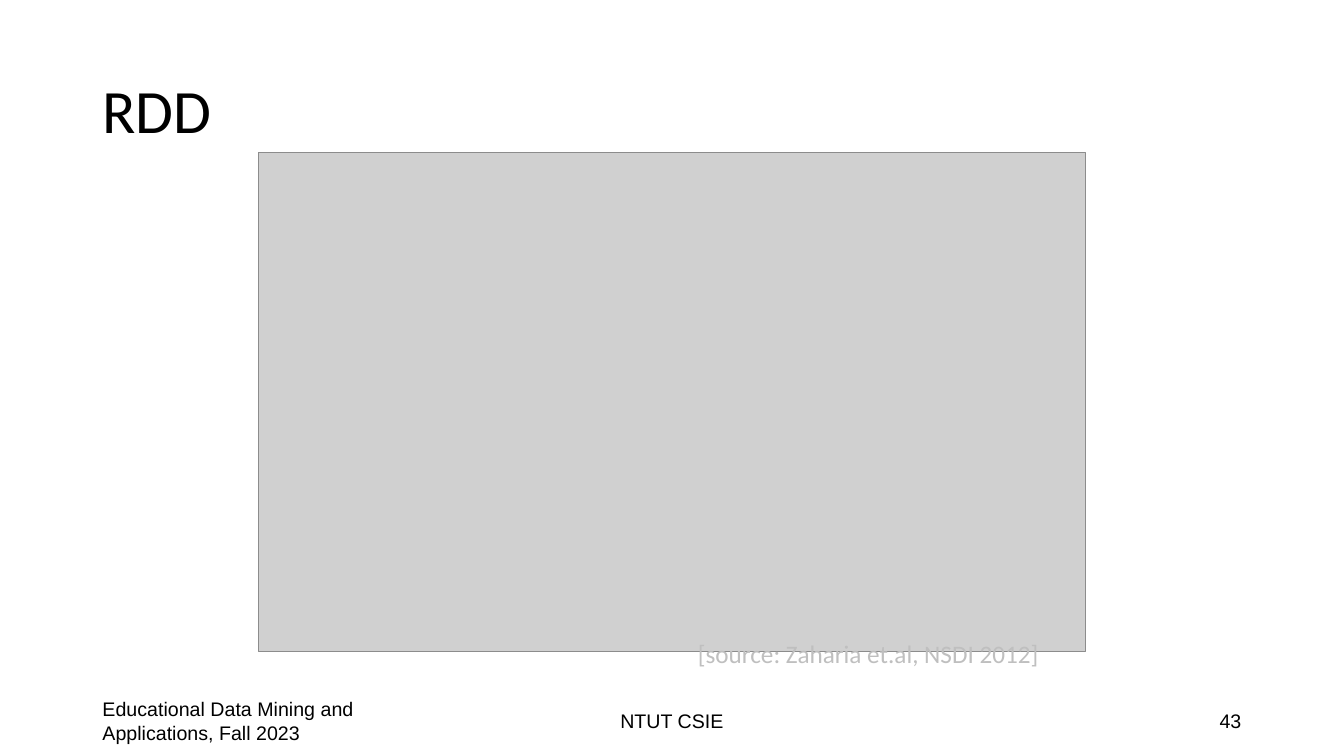
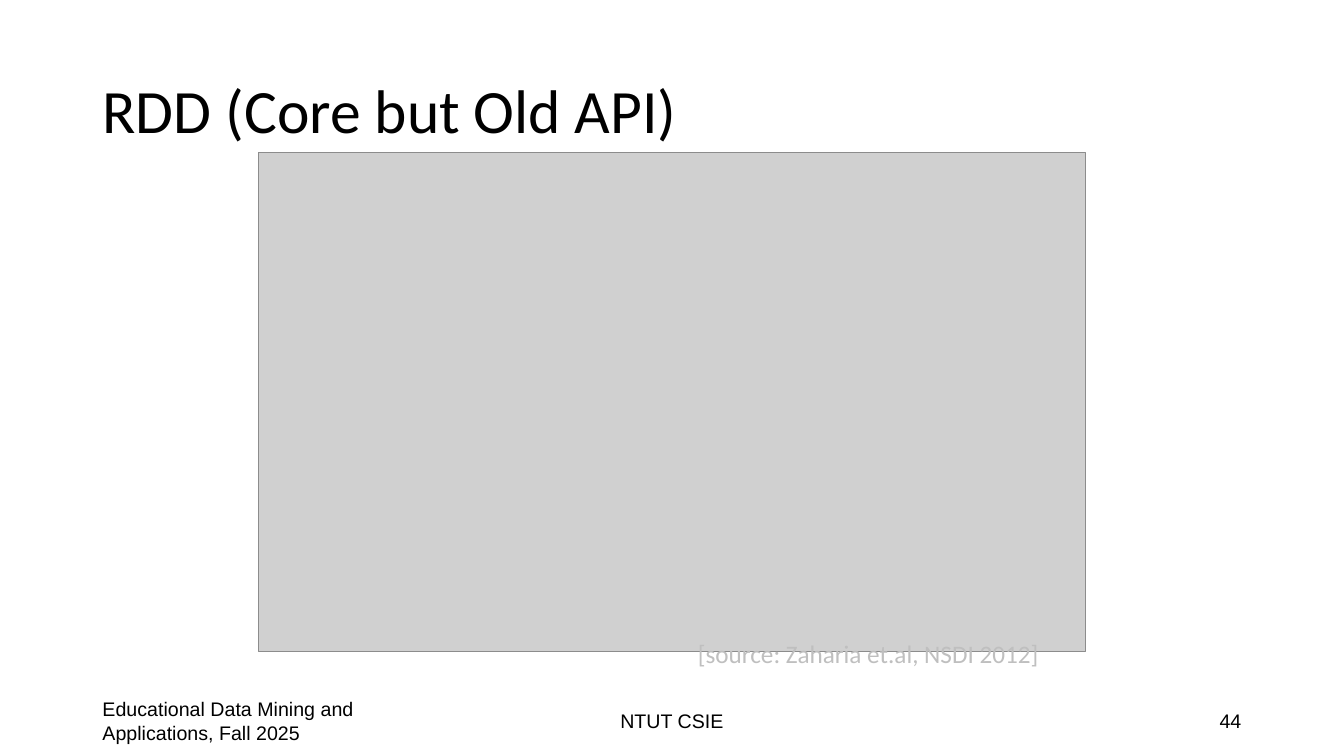
Before and after one commit to chriswjh/chriswjh.github.io, a slide deck: slide 44 of EDM/distributed_platforms.pptx (slide 43 before the commit). Drawn at 1344x756 pixels with LibreOffice and Linux fonts; fonts in the diff are those of the drawing; grey boxes stand for pictures. Boxes give left, top, right and bottom in pixels: in the first picture for what was removed or moved away, otherwise in the second. Text is boxed around its words. In the diff, an @@ line names an element or a change of style, - is before the commit and + after.

```diff
--- a/EDM/distributed_platforms.pptx
+++ b/EDM/distributed_platforms.pptx
@@ title at box(102, 88, 677, 142): text changed @@
-RDD
+RDD (Core but Old API)
@@ text at box(102, 701, 354, 744): text changed @@
-Educational Data Mining and Applications, Fall 2023
+Educational Data Mining and Applications, Fall 2025
@@ page number at box(1220, 714, 1242, 728): text changed @@
-43
+44
```
Also in this commit, not shown: 44 other slides changed, 2 slides added, 1 other file.
